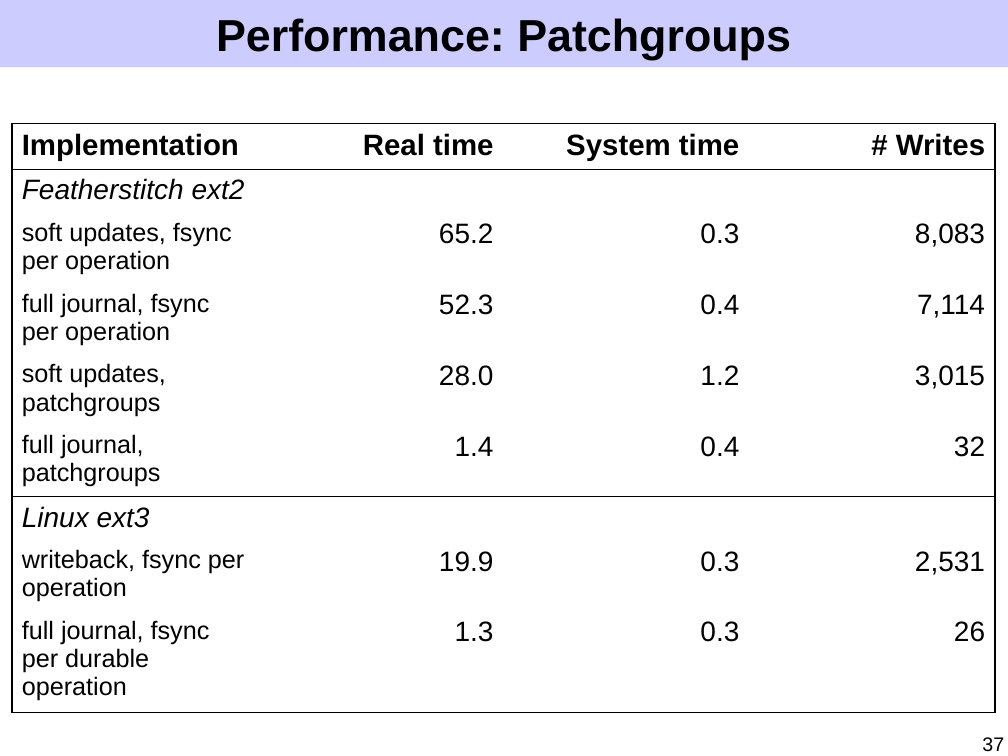
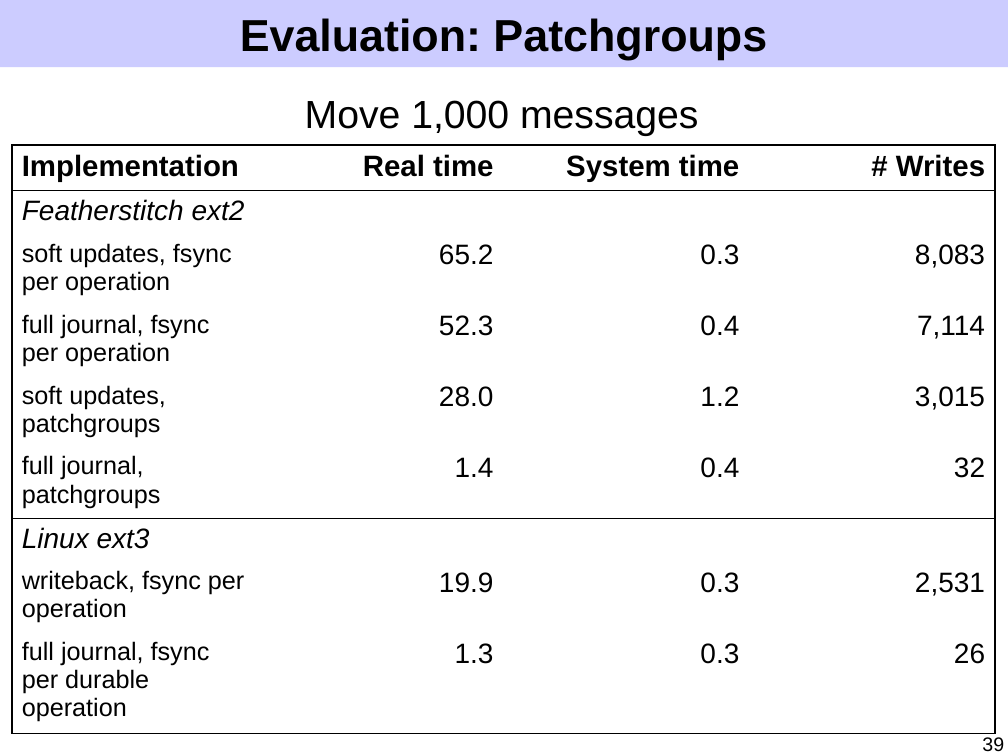
Before and after one commit to ucla-readable/fstitch-doc, a slide deck: slide 39 of sosp/pres.ppt (slide 37 before the commit). Drawn at 1008x756 pixels with LibreOffice and Linux fonts; fonts in the diff are those of the drawing. Boxes give left, top, right and bottom in pixels: in the first picture for what was removed or moved away, otherwise in the second. Text is boxed around its words. In the diff, an @@ line names an element or a change of style, - is before the commit and + after.

```diff
--- a/sosp/pres.ppt
+++ b/sosp/pres.ppt
@@ title at <box>240,18,767,60</box>: text changed @@
-Performance: Patchgroups
+Evaluation: Patchgroups
@@ text added at <box>305,100,698,136</box>, 28 pt, text #000000 @@
+Move 1,000 messages
@@ table: place and size @@
-table at <box>12,124,996,710</box>
+table at <box>12,145,996,731</box>
@@ page number at <box>982,737,1004,752</box>: text changed @@
-37
+39
```
Also in this commit, not shown: 12 other slides changed, 2 slides added.
